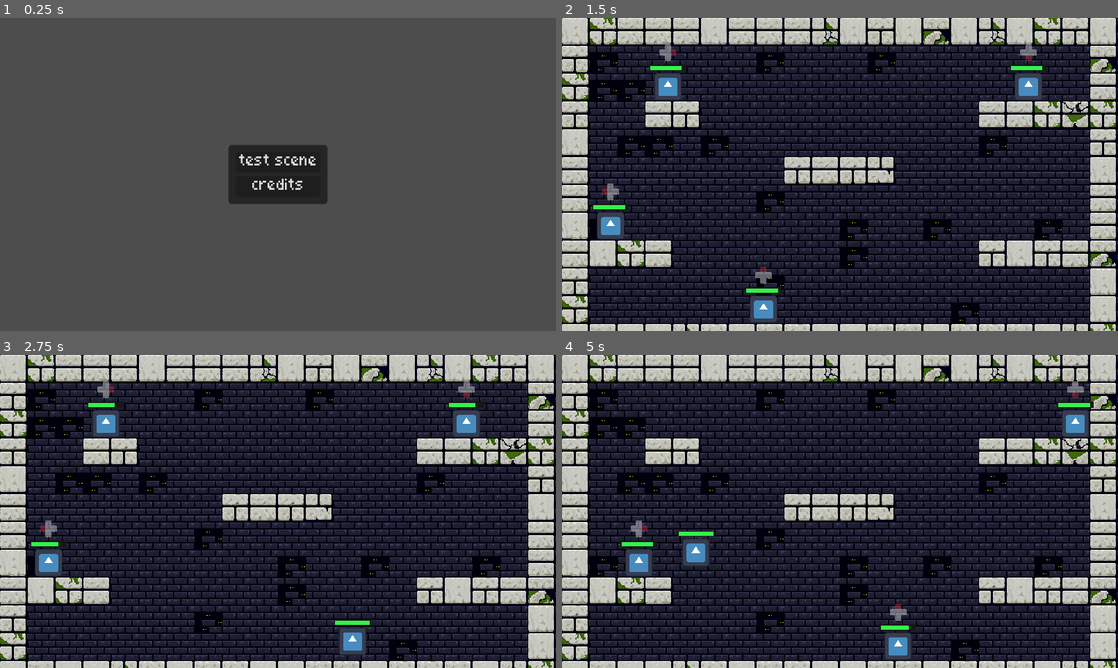
Above: before the commit, frames 1-4 (two rows, left to right).
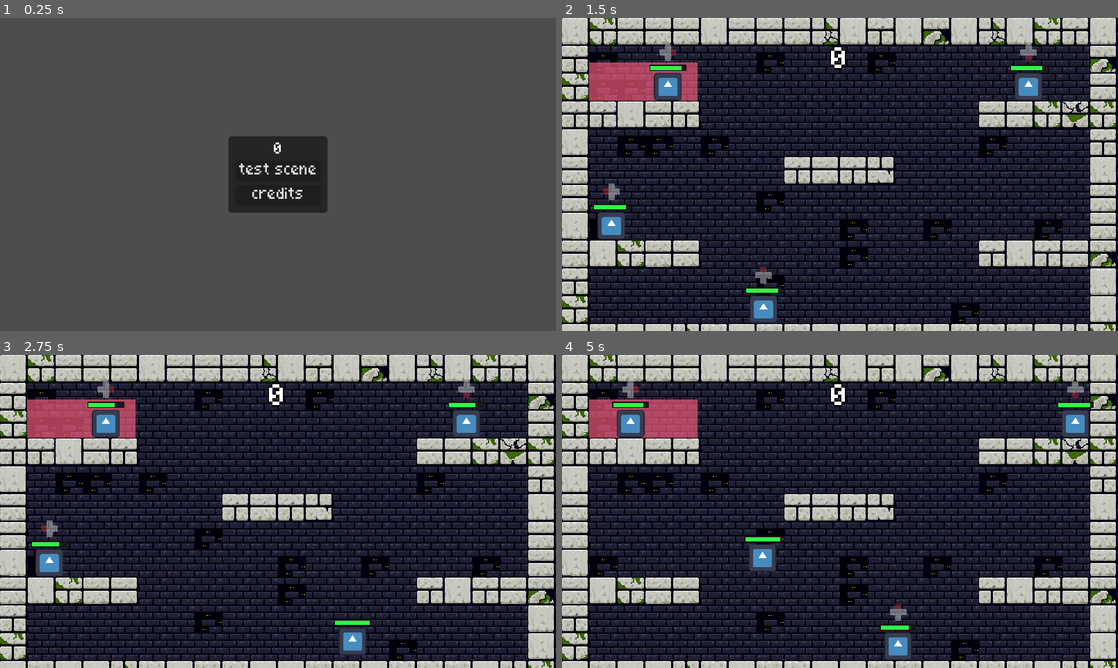
Above: after the commit, the same moments.

Repository: vhoyer/code-for-a-cause
Game: Godot game, scene res://stages/main/main.tscn
Same seed, same stepped clock (60 frames per second), same inputs: the game is played once before the commit and once after it. The engine's default icon, where the game draws it, is replaced by a stand-in: a white triangle on a blue panel in a dark square.
Inputs (mouse positions are in pixels of both pictures, inside the frame that each line leads up to):
- Up to frame 1 (0.25 s): no input
- Up to frame 2 (1.5 s): click "test scene" at 0.5 s; tap Enter at 1.25 s; move the mouse to (962, 158) at 1.27 s; hold D (right) from 1.28 s (still down); click (962, 158) at 1.35 s
- Up to frame 3 (2.75 s): keep holding D (right); tap Space (jump) at 1.52, 2, 2.27 s; move the mouse to (166, 527) at 2.02 s; tap 1 (swap_char_1) at 2.1 s
- Up to frame 4 (5 s): move the mouse to (895, 442) at 2.77 s; release D (right) at 2.78 s; hold A (left) 2.78-3.53 s; tap 2 (swap_char_2) at 2.85 s; move the mouse to (812, 574) at 3.52 s; hold D (right) from 3.53 s (still down); tap 3 (swap_char_3) at 3.6 s; tap Space (jump) at 3.77, 4.52 s; move the mouse to (1006, 558) at 4.27 s; tap 4 (swap_char_4) at 4.35 s

The runs differ from the first frame. In frame 1, 1.7% of the frame differs, in the area x 41-59%, y 37-63%; in frame 2, 3.3%; in frame 3, 3.3%; in frame 4, 5.4%, in the area x 4-51%, y 8-80%.

Commit message:
✨ Add a objective

Diff:
--- a/stages/main_menu/main_menu.gd
+++ b/stages/main_menu/main_menu.gd
@@ -1,8 +1,12 @@
 extends Node2D
 
 @onready var button_scene_changer: ButtonSceneChanger = $CanvasLayer/CenterContainer/PanelContainer/VBoxContainer/ButtonSceneChanger
+@onready var label: Label = %Label
 
 # Called every frame. 'delta' is the elapsed time since the previous frame.
 func _process(delta: float) -> void:
 	if Input.get_connected_joypads().size() > 0:
 		button_scene_changer.grab_focus()
+
+func _ready() -> void:
+	label.text = str(StageManager.get_payload('score', 0))
--- a/stages/main_menu/main_menu.tscn
+++ b/stages/main_menu/main_menu.tscn
@@ -24,6 +24,12 @@
 [node name="VBoxContainer" type="VBoxContainer" parent="CanvasLayer/CenterContainer/PanelContainer"]
 layout_mode = 2
 
+[node name="Label" type="Label" parent="CanvasLayer/CenterContainer/PanelContainer/VBoxContainer"]
+unique_name_in_owner = true
+layout_mode = 2
+text = "0"
+horizontal_alignment = 1
+
 [node name="ButtonSceneChanger" type="Button" parent="CanvasLayer/CenterContainer/PanelContainer/VBoxContainer"]
 layout_mode = 2
 text = "test scene"
--- a/stages/test_level/joe.gd
+++ b/stages/test_level/joe.gd
@@ -1,5 +1,7 @@
 extends CharacterBody2D
 class_name Character
+
+signal die()
 
 const MAX_COYOTE_TIME = 0.15
 const MAX_JUMPS = 1
@@ -102,6 +104,7 @@
 			animated_sprite_2d.play()
 			prompt_sprite.modulate.a = 0
 			self.process_mode = Node.PROCESS_MODE_DISABLED
+			die.emit()
 		# getting close to no health
 		var x when x < (health.max_value / 5):
 			prompt_sprite.modulate.a = 1
--- /dev/null
+++ b/stages/test_level/obj_area.gd
@@ -0,0 +1,9 @@
+extends Area2D
+
+signal obj()
+
+func _on_body_entered(body: Node2D) -> void:
+	if self.process_mode == PROCESS_MODE_DISABLED: return
+	var list = self.get_overlapping_bodies()
+	if list.all(func(body): return body is Character) and list.size() == 4:
+		obj.emit()
--- /dev/null
+++ b/stages/test_level/obj_area.tscn
@@ -0,0 +1,22 @@
+[gd_scene load_steps=3 format=3 uid="uid://dt6yrs44ej46y"]
+
+[ext_resource type="Script" path="res://stages/test_level/obj_area.gd" id="1_vx4rp"]
+
+[sub_resource type="RectangleShape2D" id="RectangleShape2D_102ca"]
+size = Vector2(126, 54)
+
+[node name="Area2D" type="Area2D"]
+position = Vector2(95, 94)
+collision_layer = 0
+collision_mask = 2
+script = ExtResource("1_vx4rp")
+
+[node name="CollisionShape2D" type="CollisionShape2D" parent="."]
+position = Vector2(-1, -17)
+shape = SubResource("RectangleShape2D_102ca")
+
+[node name="Polygon2D" type="Polygon2D" parent="."]
+color = Color(1, 0.372549, 0.501961, 0.654902)
+polygon = PackedVector2Array(-64, 3, -64, -43, 61, -43, 61, 3)
+
+[connection signal="body_entered" from="." to="." method="_on_body_entered"]
--- /dev/null
+++ b/stages/test_level/objectives.gd
@@ -0,0 +1,29 @@
+extends Node2D
+
+@onready var label: Label = %Label
+var score: int = 0
+var current_area: Area2D
+
+func _ready() -> void:
+	everyone_hiden()
+	choose_a_new_obj()
+	for child: Area2D in self.get_children():
+		child.obj.connect(choose_a_new_obj)
+		child.obj.connect(func():
+			score += 1
+			label.text = str(score))
+
+func everyone_hiden() -> void:
+	for child: Area2D in self.get_children():
+		child.visible = false
+		child.process_mode = Node.PROCESS_MODE_DISABLED
+
+
+func choose_a_new_obj() -> void:
+	everyone_hiden()
+
+	var old_area = current_area
+	while old_area == current_area:
+		current_area = self.get_children().pick_random()
+	current_area.visible = true
+	current_area.process_mode = Node.PROCESS_MODE_INHERIT
--- a/stages/test_level/player.gd
+++ b/stages/test_level/player.gd
@@ -24,3 +24,14 @@
 			select_joe.prompt_sprite.visible = true
 		select_joe = joe
 		select_joe.prompt_sprite.visible = false
+
+func _ready() -> void:
+	joe1.die.connect(died)
+	joe2.die.connect(died)
+	joe3.die.connect(died)
+	joe4.die.connect(died)
+
+func died() -> void:
+	StageManager.go_back(1, {
+		'score': int(%Label.text)
+	})
--- a/stages/test_level/test_level.tscn
+++ b/stages/test_level/test_level.tscn
@@ -1,8 +1,10 @@
-[gd_scene load_steps=9 format=4 uid="uid://b13hsha0bdokx"]
+[gd_scene load_steps=12 format=4 uid="uid://b13hsha0bdokx"]
 
 [ext_resource type="Texture2D" uid="uid://dqx2y1dwlb5ii" path="res://stages/test_level/assets/tile.png" id="1_8ygb5"]
 [ext_resource type="Script" path="res://stages/test_level/player.gd" id="2_alp4g"]
+[ext_resource type="Script" path="res://stages/test_level/objectives.gd" id="2_oifwc"]
 [ext_resource type="PackedScene" uid="uid://3o48msfclx6o" path="res://stages/test_level/joe.tscn" id="3_2y54p"]
+[ext_resource type="PackedScene" uid="uid://dt6yrs44ej46y" path="res://stages/test_level/obj_area.tscn" id="3_yrilw"]
 [ext_resource type="Texture2D" uid="uid://b7glr27rerlpd" path="res://stages/test_level/assets/xbox_dpad_right.png" id="4_kvrx1"]
 [ext_resource type="Texture2D" uid="uid://dyb5frlkvvxjm" path="res://stages/test_level/assets/xbox_dpad_down.png" id="5_cmhyk"]
 [ext_resource type="Texture2D" uid="uid://ueytf85tlnh1" path="res://stages/test_level/assets/xbox_dpad_left.png" id="6_powd4"]
@@ -44,6 +46,11 @@
 physics_layer_0/collision_layer = 1
 sources/1 = SubResource("TileSetAtlasSource_mjfo7")
 
+[sub_resource type="LabelSettings" id="LabelSettings_atw4e"]
+font_size = 32
+outline_size = 4
+outline_color = Color(0, 0, 0, 1)
+
 [node name="TestLevel" type="Node2D"]
 
 [node name="Map" type="Node2D" parent="."]
@@ -53,9 +60,23 @@
 tile_set = SubResource("TileSet_g0g6b")
 metadata/_edit_lock_ = true
 
+[node name="objectives" type="Node2D" parent="Map"]
+script = ExtResource("2_oifwc")
+
+[node name="Area2D" parent="Map/objectives" instance=ExtResource("3_yrilw")]
+
+[node name="Area2D2" parent="Map/objectives" instance=ExtResource("3_yrilw")]
+position = Vector2(94, 252)
+
+[node name="Area2D3" parent="Map/objectives" instance=ExtResource("3_yrilw")]
+position = Vector2(545, 255)
+
+[node name="Area2D4" parent="Map/objectives" instance=ExtResource("3_yrilw")]
+position = Vector2(543, 93)
+
 [node name="fg" type="TileMapLayer" parent="Map"]
 position = Vector2(-1, -1)
-tile_map_data = PackedByteArray("AAAAAAsAAQAFAAEAAAABAAsAAQA …(1168 unchanged characters)… FAAAAAAACAAgAAQABAAEAAAABAAgAAQAFAAEAAAA=")
+tile_map_data = PackedByteArray("AAAAAAsAAQAFAAEAAAABAAsAAQA …(1168 unchanged characters)… FAAAAAAACAAgAAQABAAEAAAABAAgAAQAFAAEAAAABAAMAAQACAAAAAAACAAMAAQAFAAEAAAAEAAgAAQAFAAAAAAA=")
 tile_set = SubResource("TileSet_g0g6b")
 metadata/_edit_lock_ = true
 
@@ -77,5 +98,18 @@
 swap_prompt = ExtResource("5_cmhyk")
 
 [node name="Joe4" parent="Player" instance=ExtResource("3_2y54p")]
-position = Vector2(56, 131)
+position = Vector2(57, 165)
 swap_prompt = ExtResource("6_powd4")
+
+[node name="CanvasLayer" type="CanvasLayer" parent="."]
+
+[node name="Label" type="Label" parent="CanvasLayer"]
+unique_name_in_owner = true
+anchors_preset = 10
+anchor_right = 1.0
+offset_top = 34.0
+offset_bottom = 66.0
+grow_horizontal = 2
+text = "0"
+label_settings = SubResource("LabelSettings_atw4e")
+horizontal_alignment = 1
